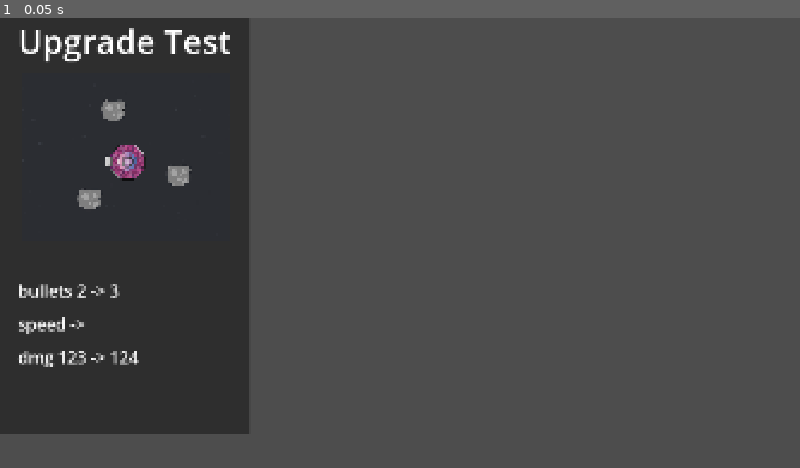
Above: before the commit, frame 1.
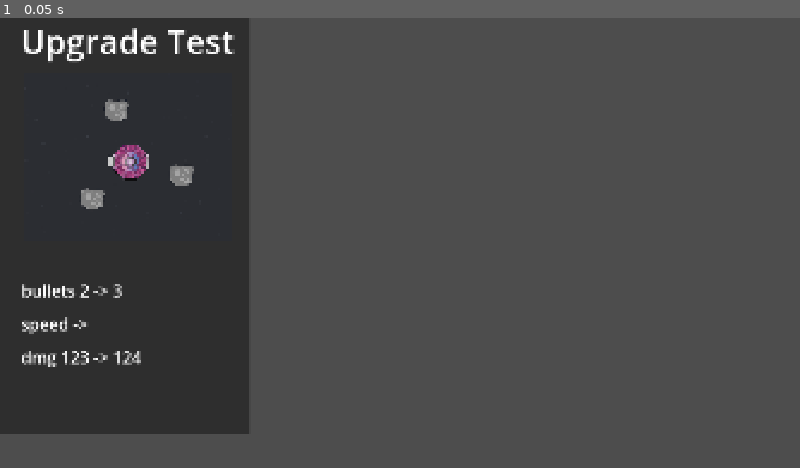
Above: after the commit, the same moment.

Repository: two-sticks-and-a-rock/space-arcade
Game: Godot game, scene res://scenes/upgrade_menu/upgrade_panel.tscn
Same seed, same stepped clock (60 frames per second), same inputs: the game is played once before the commit and once after it. This scene is started directly instead of the project's main scene.
Inputs:
- Up to frame 1 (0.05 s): no input

The runs differ from the first frame. In frame 1, 2.0% of the frame differs, in the area x 2-30%, y 2-78%.

Commit message:
var name cleanup and convert to button

Diff:
--- a/scenes/player/player_weapons/orbiter/orbiter_ring.gd
+++ b/scenes/player/player_weapons/orbiter/orbiter_ring.gd
@@ -8,7 +8,7 @@
 	return [
 	{
 		"name": "Better Time",
-		"upgrades": [
+		"component_upgrades": [
 			{
 				"label": "Uptime 6s -> 7s (+1s)",
 				"resource": UpTimerUpgrade,
@@ -26,7 +26,7 @@
 	},
 	{
 		"name": "More Bullets",
-		"upgrades": [
+		"component_upgrades": [
 			{
 				"label": "Damage 50 -> 75 (+25)",
 				"resource": DamageUpgrade,
--- a/scenes/upgrade_menu/upgrade_menu.gd
+++ b/scenes/upgrade_menu/upgrade_menu.gd
@@ -14,8 +14,9 @@
 		func(child):
 			return child is PlayerWeapon
 	)
+
 	# get all potential upgrades for those weapons
-	var potential_upgrades = []
+	var potential_upgrade_sets = []
 	for weapon in player_weapons:
 		var weapon_upgrade_sets = weapon._get_upgrade_sets().filter(
 			func(upgrade_set):
@@ -24,24 +25,25 @@
 		if (weapon_upgrade_sets.size() == 0):
 			continue
 
-		potential_upgrades.append(weapon_upgrade_sets[0])
-	# later will get the non-weapon items as well
+		potential_upgrade_sets.append(weapon_upgrade_sets[0])
+
+	# TODO: handle non-weapon upgrades
 
 	var num_displayed = 0
-	for potential_upgrade in potential_upgrades:
+	for potential_upgrade_set in potential_upgrade_sets:
 		if (num_displayed == 3):
 			break
 
 		var upgrade_panel = upgrade_panel_scene.instantiate()
-		upgrade_panel.upgrade_name = potential_upgrade.name
-		potential_upgrade.applied = true
 
+		upgrade_panel.upgrade_name = potential_upgrade_set.name
 		upgrade_panel.mechanics = ([] as Array[String])
-		for u in potential_upgrade["upgrades"]:
-			print(u)
-			upgrade_panel.mechanics.append(u.label)
+		for component_upgrade in potential_upgrade_set.component_upgrades:
+			upgrade_panel.mechanics.append(component_upgrade.label)
 
 		h_container.add_child(upgrade_panel)
+		potential_upgrade_set.applied = true
+
 		num_displayed += 1
 
 func _on_player_level_up():
--- a/scenes/upgrade_menu/upgrade_panel.gd
+++ b/scenes/upgrade_menu/upgrade_panel.gd
@@ -1,4 +1,4 @@
-extends PanelContainer
+extends Button
 
 @onready var v_container : VBoxContainer = $VBoxContainer
 @onready var name_label : Label = $VBoxContainer/Name
--- a/scenes/upgrade_menu/upgrade_panel.tscn
+++ b/scenes/upgrade_menu/upgrade_panel.tscn
@@ -2,15 +2,20 @@
 
 [ext_resource type="Script" uid="uid://dre2xbusnngrs" path="res://scenes/upgrade_menu/upgrade_panel.gd" id="1_f0mv6"]
 
-[node name="UpgradePanel" type="PanelContainer" unique_id=1519019406]
+[node name="UpgradePanel" type="Button" unique_id=2081176140]
 custom_minimum_size = Vector2(600, 1000)
+offset_right = 600.0
+offset_bottom = 1000.0
 script = ExtResource("1_f0mv6")
 upgrade_name = "Upgrade Test"
 img_filepath = "res://art/sprites/upgrades/orbiter_3_bullets_placeholder.png"
 mechanics = Array[String](["bullets 2 -> 3", "speed ->", "dmg 123 -> 124"])
 
 [node name="VBoxContainer" type="VBoxContainer" parent="." unique_id=1697429282]
-layout_mode = 2
+layout_mode = 0
+offset_left = 50.0
+offset_right = 550.0
+offset_bottom = 1000.0
 size_flags_horizontal = 4
 theme_override_constants/separation = 25
 
